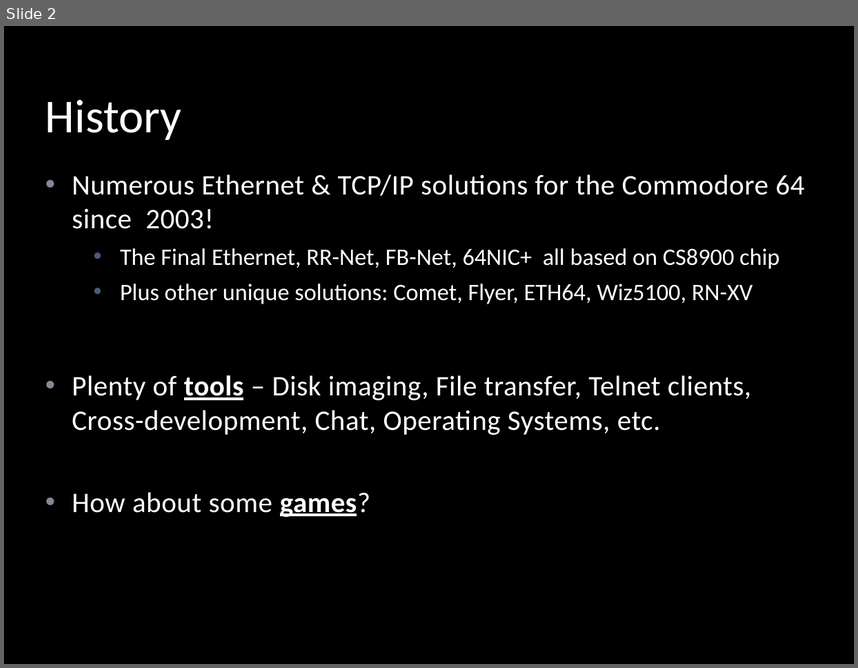
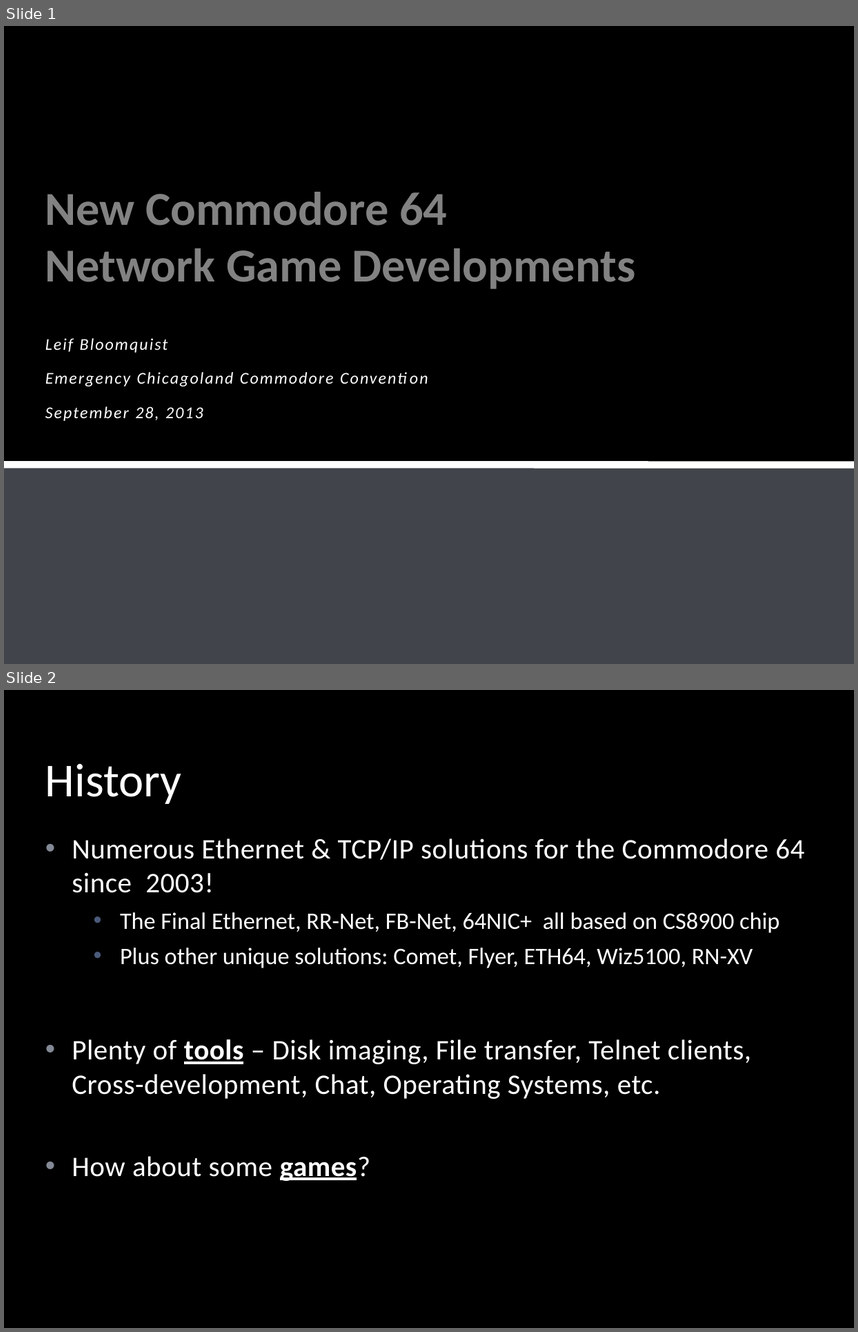
Before and after one commit to LeifBloomquist/Vortex, a slide deck: Docs/Vortex ECCC 2013.pptx. Shown one above the other, each under a label of ours: slide 2 before the commit, slides 1 and 2 after it. The pictures are 858x668 and 858x1332 pixels, drawn with LibreOffice and Linux fonts; fonts in the diff are those of the drawing; background and template pictures are left out. Boxes give left, top, right and bottom in pixels: in the first picture for what was removed or moved away, otherwise in the second. Text is boxed around its words. In the diff, an @@ line names an element or a change of style, - is before the commit and + after.

```diff
--- a/Docs/Vortex ECCC 2013.pptx
+++ b/Docs/Vortex ECCC 2013.pptx
@@ slide 1 added at (4, 26, 854, 664), background picture (left out) @@
@@ title added at (45, 192, 635, 289), 40 pt, text gradient #FFFFFF, bold @@
+New Commodore 64
+Network Game Developments
@@ subtitle added at (45, 338, 334, 421), 14 pt, text #FFFFFF, italic @@
+Leif Bloomquist
+Emergency Chicagoland Commodore Convention
+September 28, 2013
@@ rectangle added at (4, 467, 854, 664), fill #838995 at 50% opacity @@
@@ line added from (4, 465) to (854, 465), #FFFFFF 6 pt @@
```
Also in this commit, not shown: 5 slides changed, 2 slides removed.
